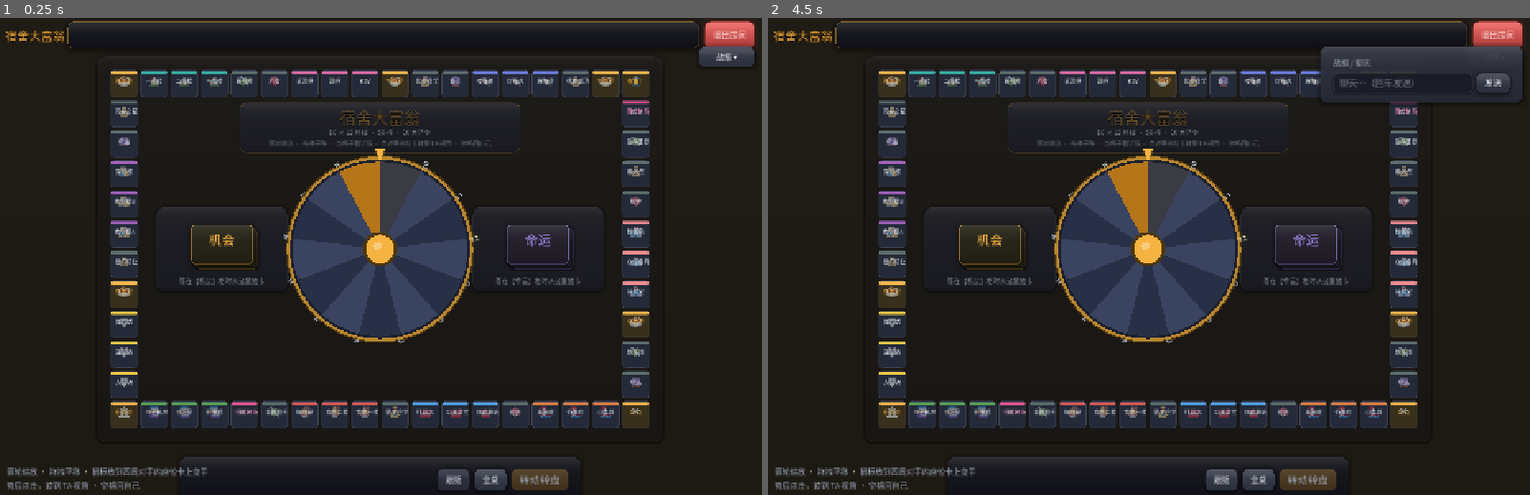
Above: before the commit, frames 1-2 (left to right).
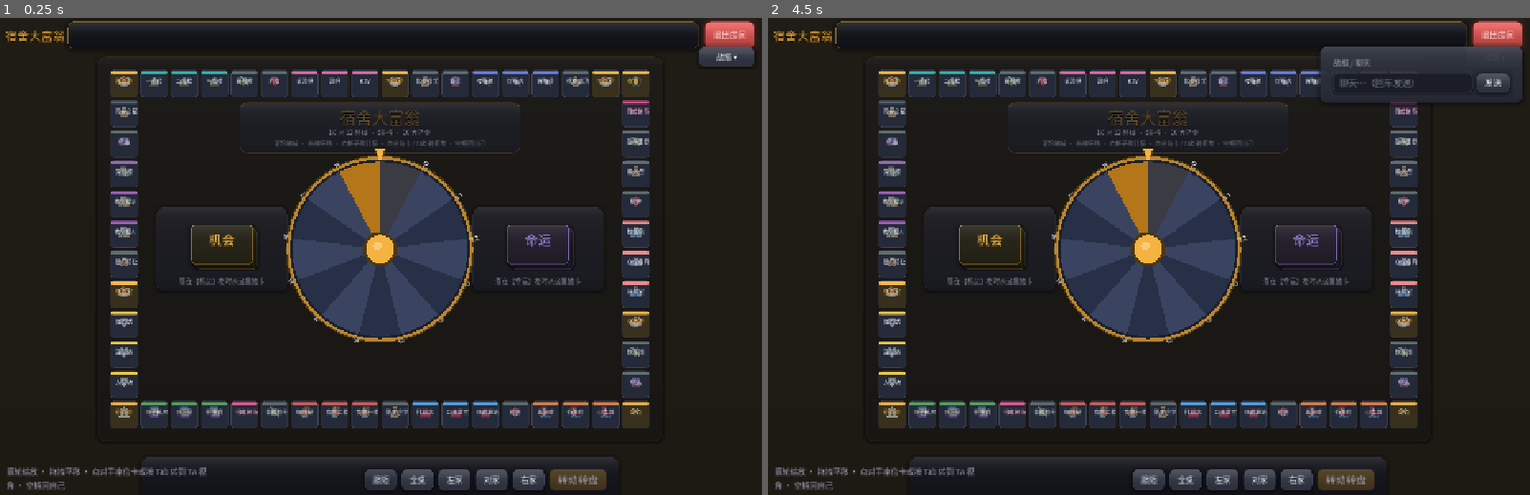
Above: after the commit, the same moments.

Repository: Lousync/dorm-monopoly
Game: Godot game, scene res://scenes/game.tscn
Two runs of this game, one before a commit and one after it. Both use one fixed random seed, a clock stepped at 60 frames per second and the inputs below. This scene is started directly instead of the project's main scene.
Inputs:
- Up to frame 1 (0.25 s): no input
- Up to frame 2 (4.5 s): click "全桌" (after the commit: "左家") at 0.5 s; click "全桌" (after the commit: "对家") at 1.25 s; click "全桌" (after the commit: "右家") at 2 s; click "跟随" at 2.75 s; click "全桌" at 3.5 s; click "战报 ▾" at 4.25 s

The runs differ from the first frame. In frame 1, 1.4% of the frame differs, in the area x 1-82%, y 25-99%; in frame 2, 1.4%.
Error before the commit: Out of bounds get index '0' (on base: 'Array') (res://scripts/game.gd:723)
Error after the commit: Out of bounds get index '0' (on base: 'Array') (res://scripts/game.gd:732)

Commit message:
视角切换可发现性修复：底部行动条常驻「左家/对家/右家」按钮 + Tab 循环切视角（镜头跟棋子时座位卡常在屏外点不到），悬停提亮+手势光标，点击热区=整条座位栏

Diff:
--- a/scripts/board_view.gd
+++ b/scripts/board_view.gd
@@ -286,7 +286,7 @@
 	sub.mouse_filter = Control.MOUSE_FILTER_IGNORE
 	p.add_child(sub)
 
-	var hint := UIKit.label("滚轮缩放 · 拖拽平移 · 点格子看详情 · 点对手座位卡转到 TA 视角 · 空格回自己", 13, Color(UIKit.TEXT_DIM.r, UIKit.TEXT_DIM.g, UIKit.TEXT_DIM.b, 0.55))
+	var hint := UIKit.label("滚轮缩放 · 拖拽平移 · 点格子看详情 · 点座位卡 / Tab 转视角 · 空格回自己", 13, Color(UIKit.TEXT_DIM.r, UIKit.TEXT_DIM.g, UIKit.TEXT_DIM.b, 0.55))
 	hint.position = Vector2(0, 76)
 	hint.size = Vector2(600, 20)
 	hint.horizontal_alignment = HORIZONTAL_ALIGNMENT_CENTER
@@ -581,13 +581,13 @@
 				_dragging = true
 				_panning = false
 				_press_pos = mb.position
-		elif _dragging:
-			if mb.button_index == MOUSE_BUTTON_LEFT and not _panning:
-				var seat := _seat_at(mb.position)
-				if seat != -1:
-					Fx.play("click", -10.0)
-					rotate_to_seat(seat)
-					seat_clicked.emit(seat)
+			elif _dragging:
+				if mb.button_index == MOUSE_BUTTON_LEFT and not _panning:
+					var seat := _seat_at(mb.position)
+					if seat != -1:
+						Fx.play("click", -10.0)
+						rotate_to_seat(seat)
+						seat_clicked.emit(seat)
 				else:
 					var idx := _index_at(mb.position)
 					if idx >= 0:
@@ -670,6 +670,8 @@
 		r = r.merge(_seat_bar(e))
 	return r
 
+var _view_edge := 0         # 当前视角所在的座位边（0=自己）
+
 ## 视角旋转：点谁转谁（TA 的区域转到屏幕下方变正）；空格/点自己回自己视角
 func rotate_to_seat(peer: int) -> void:
 	rotate_to_edge(int(_seat_of_peer.get(peer, -1)))
@@ -677,6 +679,7 @@
 func rotate_to_edge(e: int, hard := false) -> void:
 	if e < 0 or not _seats.has(e):
 		return
+	_view_edge = e
 	_rot_target = -e * PI * 0.5
 	_center_target = _clamp_center(_seat_center(e))
 	if hard:
@@ -692,6 +695,13 @@
 
 func rotate_home() -> void:
 	rotate_to_edge(0)
+
+## Tab：按行动顺序循环切换到下一个有人的座位视角
+func rotate_next() -> void:
+	var order: Array = _seats.keys()
+	order.sort()
+	var i: int = order.find(_view_edge)
+	rotate_to_edge(int(order[(i + 1) % order.size()]))
 
 func is_rotating() -> bool:
 	return _rotating
--- a/scripts/game.gd
+++ b/scripts/game.gd
@@ -178,11 +178,11 @@
 	cm.add_child(card_label)
 
 
-	# 底部行动条（屏幕层，正对自己座位）：状态 / 镜头控制 / 转盘
+	# 底部行动条（屏幕层，正对自己座位）：状态 / 镜头与视角控制 / 转盘
 	var bar := UIKit.panel_container(Color(0.058, 0.062, 0.098, 0.85), 14, Color(UIKit.BORDER.r, UIKit.BORDER.g, UIKit.BORDER.b, 0.7), 1, 6)
 	bar.set_anchors_preset(Control.PRESET_CENTER_BOTTOM)
-	bar.offset_left = -336
-	bar.offset_right = 336
+	bar.offset_left = -400
+	bar.offset_right = 400
 	bar.offset_top = -64
 	bar.offset_bottom = -10
 	add_child(bar)
@@ -206,12 +206,21 @@
 		follow_btn.button_pressed = false
 	)
 	bar_row.add_child(over_btn)
+	# 视角切换：对局中镜头跟着棋子走时座位卡常在屏幕外，这里提供常驻入口
+	for seat_btn in [["左家", 1], ["对家", 2], ["右家", 3]]:
+		var sb_btn := UIKit.button(seat_btn[0], 13)
+		var edge: int = seat_btn[1]
+		sb_btn.pressed.connect(func() -> void:
+			board.rotate_to_edge(edge)
+			follow_btn.button_pressed = false
+		)
+		bar_row.add_child(sb_btn)
 	roll_btn = UIKit.button("转动转盘", 17, "primary")
 	roll_btn.disabled = true
 	bar_row.add_child(roll_btn)
 
 	# 左下角：格子详情 / 操作提示
-	info_label = UIKit.label("滚轮缩放 · 拖拽平移 · 鼠标放到四周对手的座位卡上变手势后点击，转到 TA 视角 · 空格回自己", 13, UIKit.TEXT_DIM)
+	info_label = UIKit.label("滚轮缩放 · 拖拽平移 · 点对手座位卡或按 Tab 转到 TA 视角 · 空格回自己", 13, UIKit.TEXT_DIM)
 	info_label.set_anchors_preset(Control.PRESET_BOTTOM_LEFT)
 	info_label.offset_left = 14
 	info_label.offset_right = 356
@@ -966,12 +975,16 @@
 		board.focus_peer(my_peer, true)
 
 func _unhandled_input(event: InputEvent) -> void:
-	# 空格：视角转回自己座位
+	# 空格：视角转回自己座位；Tab：循环切到下一家视角
 	if event is InputEventKey and event.pressed and not event.echo:
 		var k := event as InputEventKey
 		if k.keycode == KEY_SPACE:
 			board.rotate_home()
-
+		elif k.keycode == KEY_TAB:
+			board.rotate_next()
+			follow_btn.button_pressed = false
+
+## 临时自测：合成一次对顶部座位卡的点击，验证视角旋转链路（--click-test）
 func _toggle_log() -> void:
 	log_panel.visible = not log_panel.visible
 	log_toggle.text = "战报 ▴" if log_panel.visible else "战报 ▾"
Binary file changed: shots/table_4p_home_plain.png
Not shown, changed: README.md
